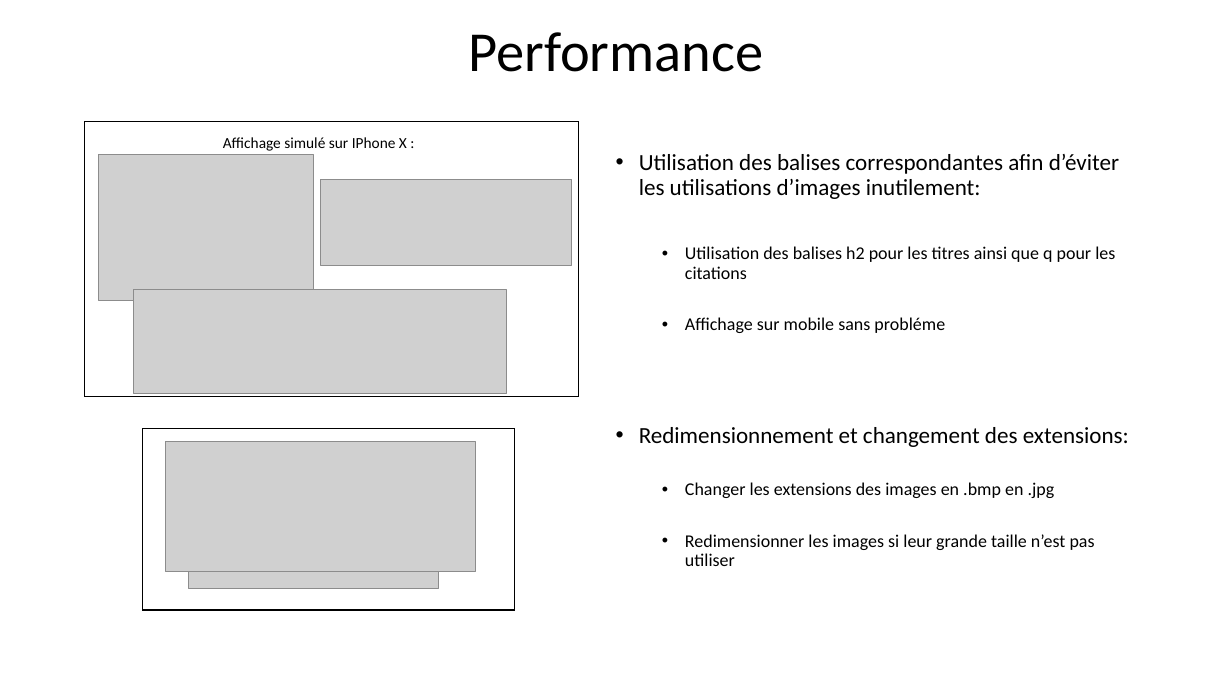
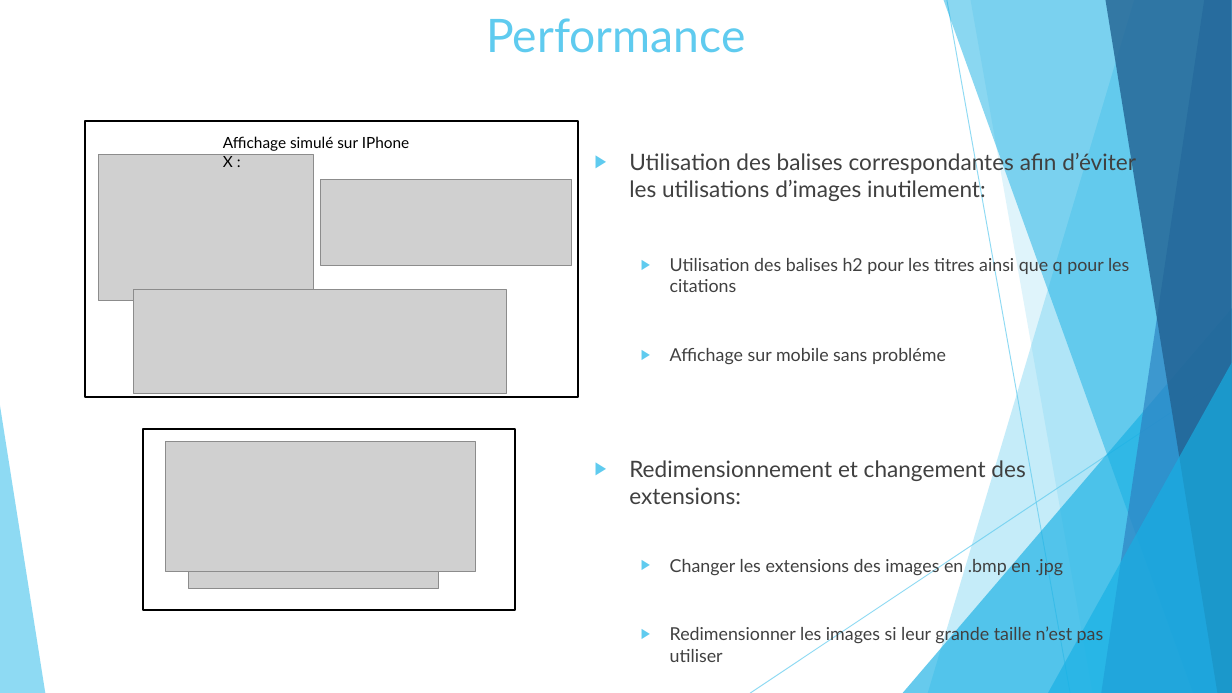
Before and after one commit to KinguBaka/TarikAboulhouda_4_16122020, a slide deck: slide 13 of Optimisez_un_site_web_existant.pptx. Drawn at 1232x693 pixels with LibreOffice and Linux fonts; fonts in the diff are those of the drawing; grey boxes stand for pictures. Boxes give left, top, right and bottom in pixels: in the first picture for what was removed or moved away, otherwise in the second. Text is boxed around its words. In the diff, an @@ line names an element or a change of style, - is before the commit and + after.

```diff
--- a/Optimisez_un_site_web_existant.pptx
+++ b/Optimisez_un_site_web_existant.pptx
@@ title "Performance" at [487, 18, 746, 53]: size 44 to 36 pt, font Calibri to Lato, text colour #000000 to #5FCBEF; line spacing 0.9 to 1; vertical alignment middle to top @@
@@ text "Utilisation des balises correspondantes afin ...": place and size @@
-text "Utilisation des balises correspondantes afin ..." at [639, 154, 1129, 566]
+text "Utilisation des balises correspondantes afin ..." at [629, 150, 1136, 643]
@@ text "Utilisation des balises correspondantes afin ..." at [629, 150, 1136, 643]: size 18 to 17.6 pt in "Utilisation des balises correspondantes afin d’éviter les ...", "Redimensionnement et changement des extensions:"; font Calibri to Lato, text colour #000000 to #404040; size 14 to 13.9 pt in "Utilisation des balises h2 pour les titres ...", "Affichage sur mobile sans probléme", "Changer les extensions des images en .bmp ...", "Redimensionner les images si leur grande taille ..."; bullet • to ▶; line spacing 0.9 to 1; more space between paragraphs @@
@@ rectangle at [85, 121, 579, 396]: outline #000000 1 pt to #000000 1.5 pt @@
@@ text "Affichage simulé sur IPhone X ..." at [223, 136, 410, 167]: font Calibri to Lato @@
@@ group added at [0, 0, 1232, 693]: 5 freeform shapes, 3 triangles, 2 lines @@
```
Also in this commit, not shown: 12 other slides changed, 3 slides added, 1 slide removed, 1 other file.
